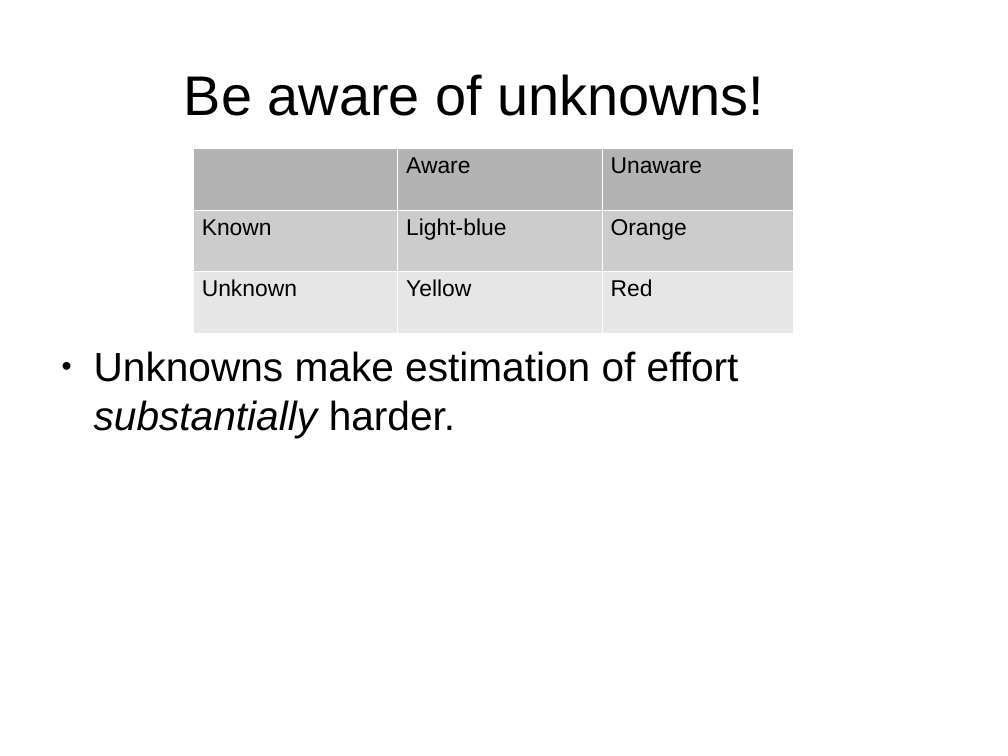
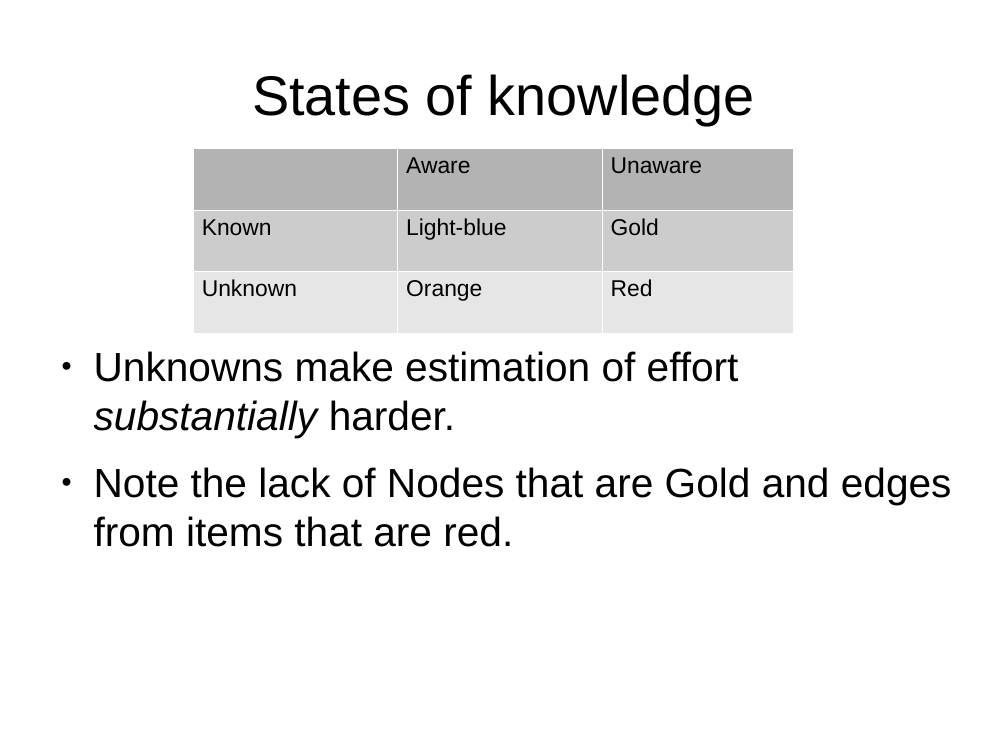
Before and after one commit to shuttle1987/CompCon2016, a slide deck: slide 12 of Slides.odp. Drawn at 1008x756 pixels with LibreOffice and Linux fonts; fonts in the diff are those of the drawing. Boxes give left, top, right and bottom in pixels: in the first picture for what was removed or moved away, otherwise in the second. Text is boxed around its words. In the diff, an @@ line names an element or a change of style, - is before the commit and + after.

Commit message:
Update slides

```diff
--- a/Slides.odp
+++ b/Slides.odp
@@ title at (252, 74, 755, 125): text changed @@
-Be aware of unknowns!
+States of knowledge
@@ table at (193, 148, 794, 333) @@
-row 2, column 3: Orange
+row 2, column 3: Gold
-row 3, column 2: Yellow
+row 3, column 2: Orange
@@ text at (94, 467, 952, 547): paragraph added @@
+● Note the lack of Nodes that are Gold and edges from items that are red.
```
Also in this commit, not shown: 2 other slides changed, 1 slide added, 1 slide removed.
